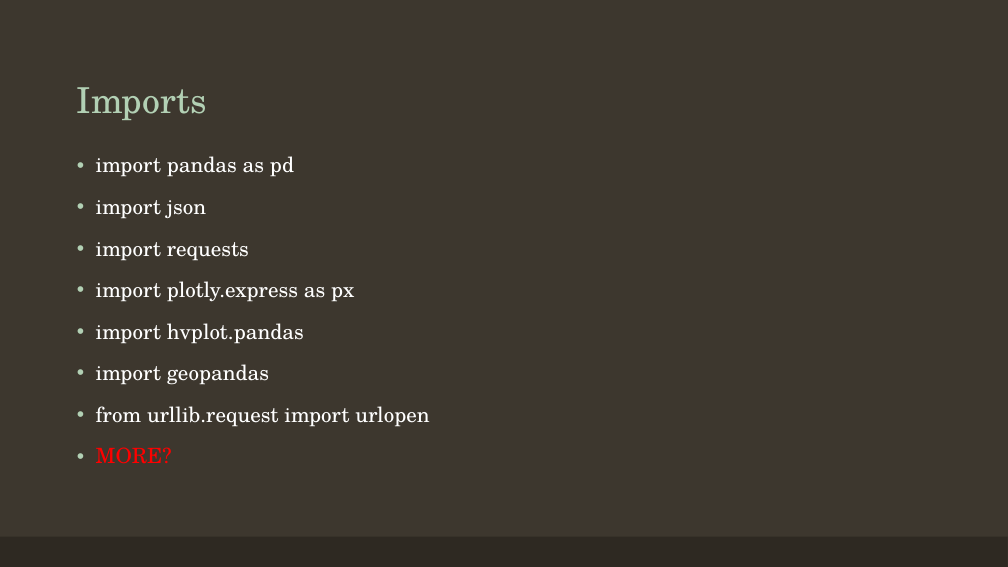
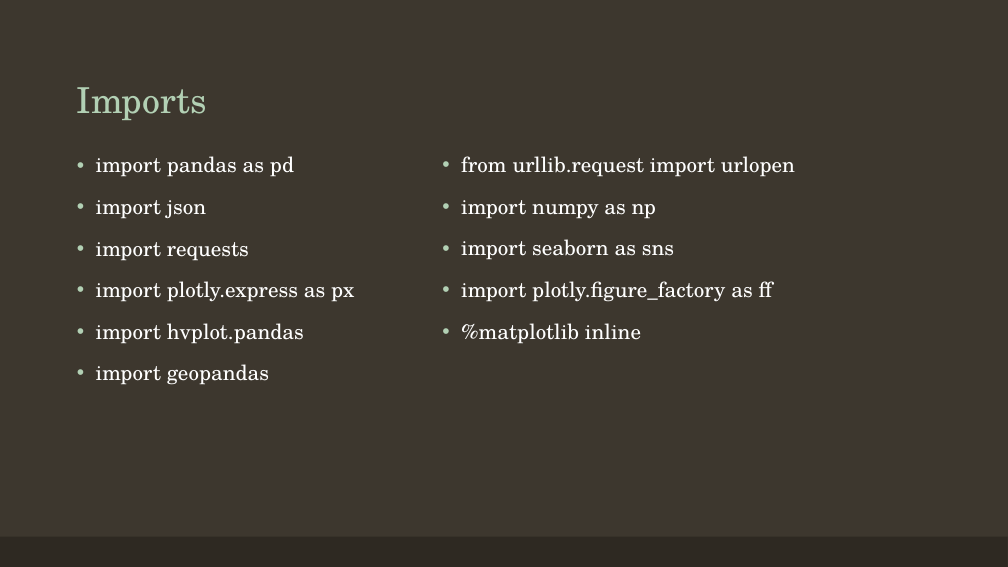
Before and after one commit to ashnikzad/AZ-Real-Estate-Analyisis, a slide deck: slide 6 of Team 2 Presentation.pptx. Drawn at 1008x567 pixels with LibreOffice and Linux fonts; fonts in the diff are those of the drawing. Boxes give left, top, right and bottom in pixels: in the first picture for what was removed or moved away, otherwise in the second. Text is boxed around its words. In the diff, an @@ line names an element or a change of style, - is before the commit and + after.

```diff
--- a/Team 2 Presentation.pptx
+++ b/Team 2 Presentation.pptx
@@ text added at (461,156,795,344), 20 pt, text #FFFFFF @@
+• from urllib.request import urlopen
+• import numpy as np
+• import seaborn as sns
+• import plotly.figure_factory as ff
+• %matplotlib inline
@@ text at (96,406,429,464): paragraphs removed @@
-• from urllib.request import urlopen
-• MORE?
```
Also in this commit, not shown: 4 other slides changed, 7 slides added, 12 slides removed.
